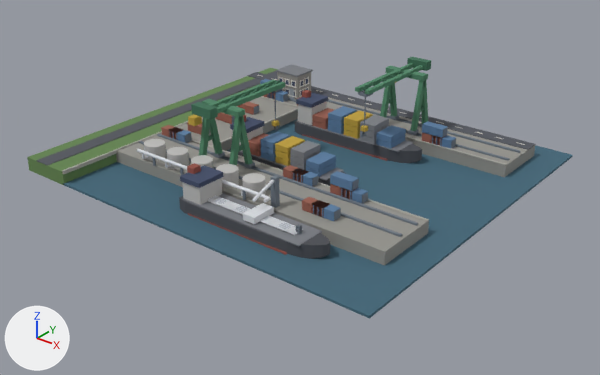
The glTF model price-of-everything-0.1/assets/supply_chain_3d/port_lvl1.glb as it was, and as the next commit left it.
Rendered twice from a 50 mm camera at (1.166, -1.48, 0.86) aimed at (0.028, -0.058, -0.021). Lighting does not change. The marker at lower left points along +X, +Y and +Z. The picture after the commit comes second. Vertices at exactly the same position are counted once.

Objects in the first picture: 'port'.
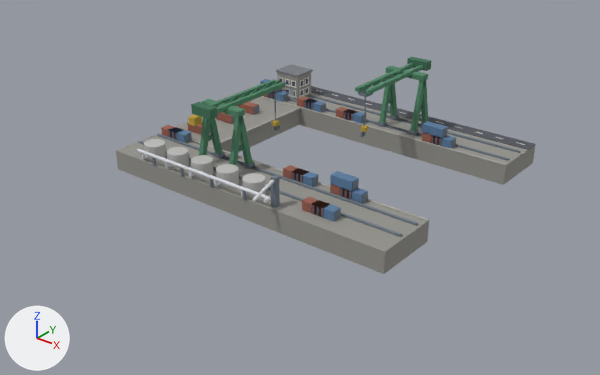
Location of each change, (x1, y1, x2, y2) in pixels of the pictures (600 x 375 px):
'port', reshaped (23% narrower, 17% shorter)
    before: (27, 57, 573, 318)
    after: (116, 57, 536, 274)
part 1 of me_port, deleted (blue)
    before: (27, 68, 573, 318)

What the commit changed:
me_port is used by ob_port; location (0.0, 0.0, 0.0).
me_port had 4186 vertices, 6724 faces and spanned x -0.5..0.5, y -0.452..0.452, z 0.0..0.218.
me_port now has 3078 vertices, 4828 faces and spans x -0.363..0.426, y -0.346..0.386, z 0.0..0.218.
me_port part 1: 80 loose pieces with 1108 vertices, spanning x -0.5..0.5, y -0.452..0.452, z 0.012..0.129, are deleted.
Other edits to the shape of me_port do not show in these pictures.
